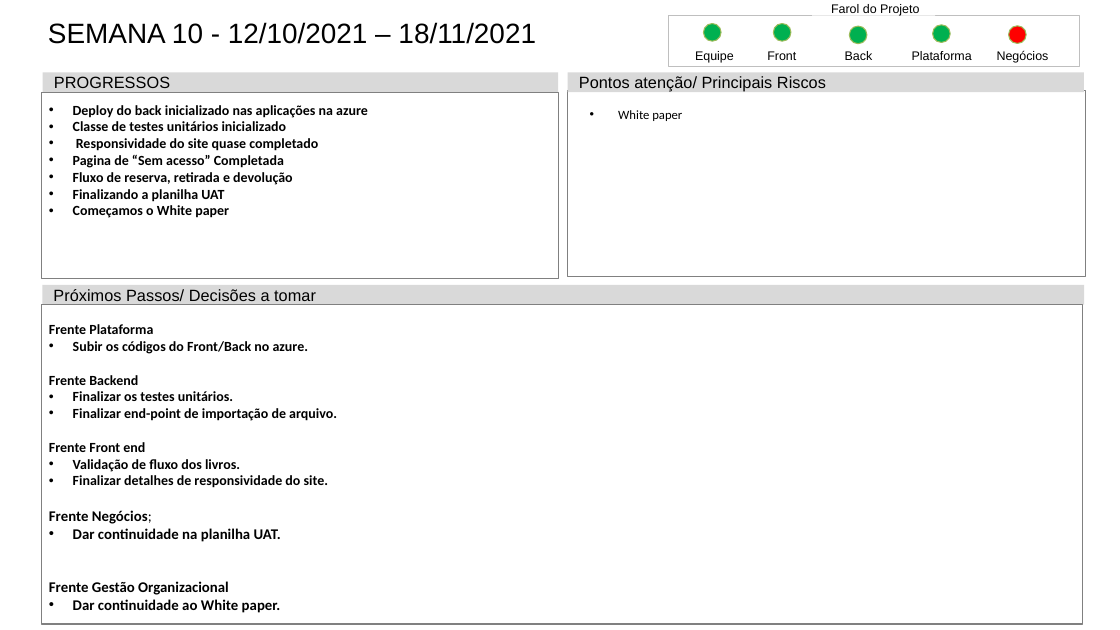
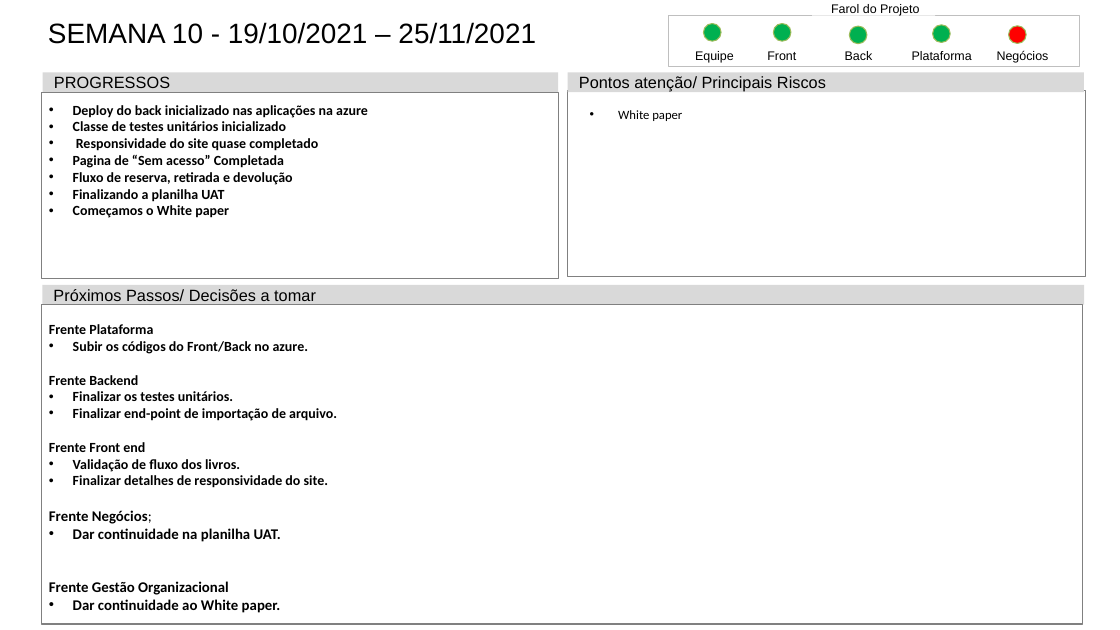
Before and after one commit to Luis-Silva80/grupo05-adsa, a slide deck: slide 13 of Documentação/EngenhariaDeSoftware/Mod_Status_Report-PI20202.pptx. Drawn at 1120x630 pixels with LibreOffice and Linux fonts; fonts in the diff are those of the drawing. Boxes give left, top, right and bottom in pixels: in the first picture for what was removed or moved away, otherwise in the second. Text is boxed around its words. In the diff, an @@ line names an element or a change of style, - is before the commit and + after.

```diff
--- a/Documentação/EngenhariaDeSoftware/Mod_Status_Report-PI20202.pptx
+++ b/Documentação/EngenhariaDeSoftware/Mod_Status_Report-PI20202.pptx
@@ title at box(48, 22, 536, 44): text changed @@
-SEMANA 10 - 12/10/2021 – 18/11/2021
+SEMANA 10 - 19/10/2021 – 25/11/2021
```
Also in this commit, not shown: 1 slide added.
